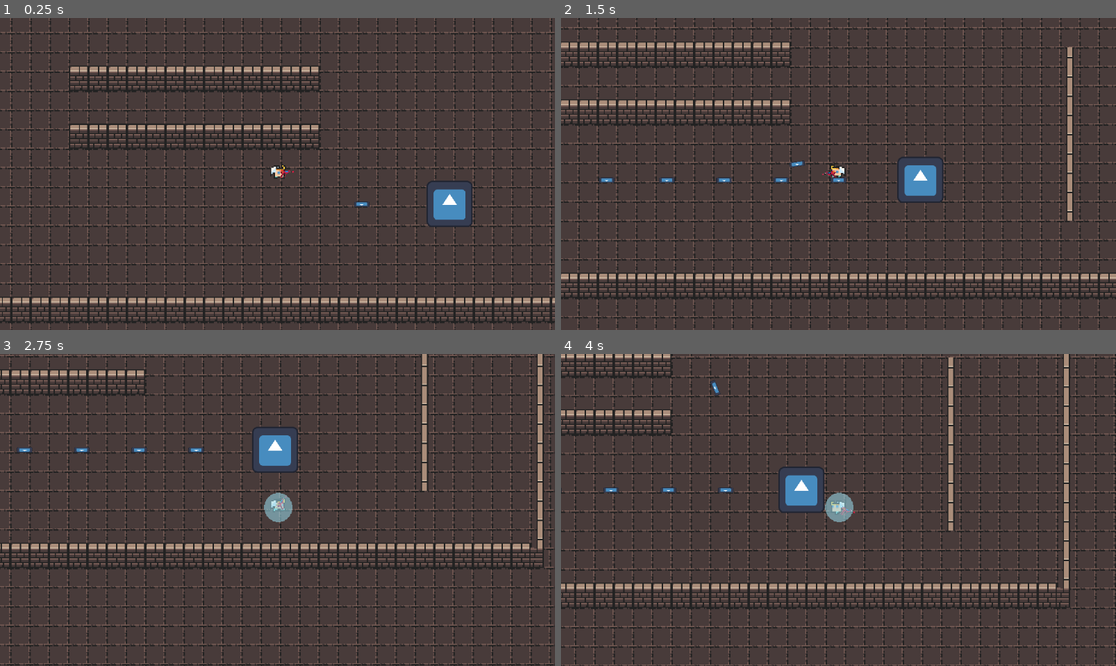
Above: before the commit, frames 1-4 (two rows, left to right).
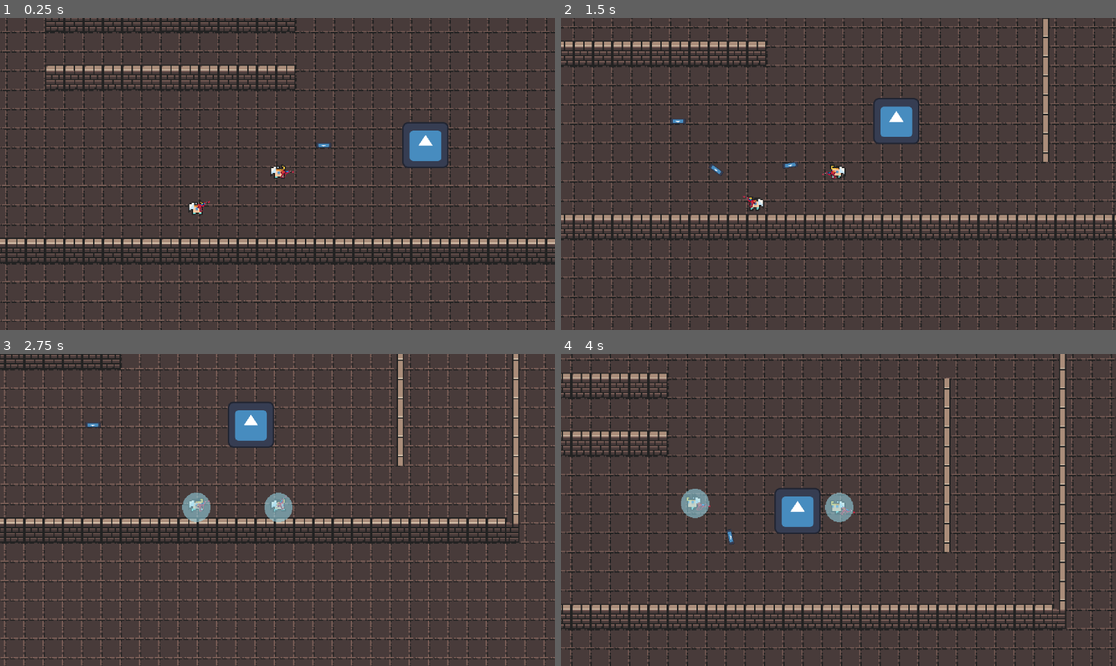
Above: after the commit, the same moments.

Repository: pabril03/ProyectoPLD
Game: Godot game, scene res://escenas/main.tscn
The game is run twice, just before and just after one commit, with the same random seed, the same clock (stepped at 60 frames per second) and the same inputs. The engine's default icon, where the game draws it, is replaced by a stand-in: a white triangle on a blue panel in a dark square.
Inputs (mouse positions are in pixels of both pictures, inside the frame that each line leads up to):
- Up to frame 1 (0.25 s): no input
- Up to frame 2 (1.5 s): move the mouse to (960, 158) at 0.52 s; hold D (right) 0.53-1.28 s; hold Space (shield) 0.53-1.28 s; move the mouse to (727, 189) at 1.27 s; hold S (down) from 1.28 s (still down); click (727, 189) at 1.35 s
- Up to frame 3 (2.75 s): move the mouse to (333, 441) at 2.02 s; release S (down) at 2.03 s; hold D (right) from 2.03 s (still down); hold Space (shield) from 2.03 s (still down)
- Up to frame 4 (4 s): move the mouse to (810, 572) at 2.77 s; release D (right) at 2.78 s; release Space (shield) at 2.78 s; hold W (up) 2.78-3.53 s; click (810, 572) at 2.85 s; move the mouse to (1005, 556) at 3.52 s; hold A (left) from 3.53 s (still down); hold Space (shield) from 3.53 s (still down)

The runs differ from the first frame. In frame 1, 35% of the frame differs, in the area x 0-100%, y 0-100%; in frame 2, 34%; in frame 3, 37%; in frame 4, 36%.

Commit message:
intento de spawn cuando el jugador muere
el spawn funciona, pero cuando el jugador muere, se spawnean muchos jugadores

Diff:
--- a/escenas/enemigo.tscn
+++ b/escenas/enemigo.tscn
@@ -20,6 +20,6 @@
 position = Vector2(-38, 0)
 
 [node name="Timer" type="Timer" parent="."]
-wait_time = 0.3
+wait_time = 0.75
 
 [connection signal="timeout" from="Timer" to="." method="_on_timer_timeout"]
--- /dev/null
+++ b/escenas/main.gd
@@ -0,0 +1,20 @@
+extends Node2D
+
+const JugadorEscena = preload("res://escenas/player.tscn")  # Ruta de la escena del jugador
+
+@onready var punto_respawn = $PuntoRespawn  # Un marcador para el punto de respawn
+var jugador: CharacterBody2D  # Referencia al jugador
+
+func _ready():
+	spawnear_jugador()
+
+# Cuando se muere el jugador spawnean muchos (Solucionar)
+func _process(delta):
+	if not is_instance_valid(jugador):
+		await get_tree().create_timer(2.0).timeout  # Espera 2 segundos antes del respawn
+		spawnear_jugador()
+
+func spawnear_jugador():
+	jugador = JugadorEscena.instantiate()
+	jugador.global_position = punto_respawn.global_position  # Ubicación de respawn
+	add_child(jugador)
--- a/escenas/main.tscn
+++ b/escenas/main.tscn
@@ -1,6 +1,7 @@
-[gd_scene load_steps=11 format=4 uid="uid://cimfsyn1lj3c7"]
+[gd_scene load_steps=12 format=4 uid="uid://cimfsyn1lj3c7"]
 
 [ext_resource type="PackedScene" uid="uid://bghg4cc4p4p7q" path="res://escenas/player.tscn" id="1_d7u15"]
+[ext_resource type="Script" uid="uid://cng754emwdrr7" path="res://escenas/main.gd" id="1_dkga6"]
 [ext_resource type="Texture2D" uid="uid://hcmgyxv0eotv" path="res://0x72_DungeonTilesetII_v1.7/atlas_floor-16x16.png" id="2_jumxm"]
 [ext_resource type="Texture2D" uid="uid://bfyw406e1n3ho" path="res://0x72_DungeonTilesetII_v1.7/atlas_walls_high-16x32.png" id="3_26pgj"]
 [ext_resource type="PackedScene" uid="uid://b4443vhnliebx" path="res://escenas/enemigo.tscn" id="4_26pgj"]
@@ -278,9 +279,10 @@
 sources/0 = SubResource("TileSetAtlasSource_26pgj")
 
 [node name="Node2D" type="Node2D"]
+script = ExtResource("1_dkga6")
 
 [node name="Player" parent="." instance=ExtResource("1_d7u15")]
-position = Vector2(252, 213)
+position = Vector2(272, 262)
 
 [node name="TileMapLayer" type="TileMapLayer" parent="."]
 z_index = -1
@@ -296,3 +298,6 @@
 
 [node name="Enemigo" parent="." instance=ExtResource("4_26pgj")]
 position = Vector2(395, 238)
+
+[node name="PuntoRespawn" type="Marker2D" parent="."]
+position = Vector2(204, 292)
--- a/escenas/player.tscn
+++ b/escenas/player.tscn
@@ -52,7 +52,7 @@
 "speed": 8.0
 }]
 
-[node name="Player" type="CharacterBody2D"]
+[node name="Player" type="CharacterBody2D" groups=["player"]]
 collision_priority = 2.0
 script = ExtResource("1_0s3u6")
 
--- a/scripts/bala.gd
+++ b/scripts/bala.gd
@@ -1,6 +1,6 @@
 extends CharacterBody2D
 
-var SPEED: float = 150.0
+var SPEED: float = 200.0
 var dano: int = 2
 var num_colisiones: int = 0
 
@@ -14,7 +14,7 @@
 
 func _ready():
 	collision_layer = 2 # Capa 2 para que no colisionen entre sí
-	collision_mask = 1 & 3 # Para que colisione con los elementos del mapa y el jugador
+	collision_mask = 1 or 3 # Para que colisione con los elementos del mapa y el jugador
 	if last_position == Vector2.ZERO:  # Si no se inicializa la bala desde fuera se utiliza la posición global.
 		last_position = global_position
 
@@ -56,6 +56,14 @@
 		body.reducirVida(dano)
 		queue_free()
 
+	if body.is_in_group("player"):
+		if body.escudo_activo:
+			pass
+		else:
+			body.reducirVida(dano)
+			queue_free()
+
+
 
 #func _physics_process(delta: float) -> void:
 #	var colision:KinematicCollision2D
--- a/scripts/player.gd
+++ b/scripts/player.gd
@@ -1,7 +1,9 @@
 extends CharacterBody2D
 
 @export var SPEED:float = 100.0
+@export var VIDA:int = 20
 var escudo_activo:bool = false
+
 
 @onready var animaciones:AnimatedSprite2D = $AnimatedSprite2D
 @onready var escudo = $Escudo
@@ -9,7 +11,7 @@
 
 
 func _ready() -> void:
-	collision_layer = 2  # Establece un valor que no se use para las balas
+	collision_layer = 3  # Establece un valor que no se use para las balas
 	collision_mask = 1   # Establece las capas con las que el jugador debe colisionar.
 
 func _physics_process(delta: float) -> void:
@@ -50,6 +52,9 @@
 	else:
 		desactivar_escudo()
 
+	if VIDA <= 0:
+		queue_free()
+
 
 func activar_escudo():
 	escudo_activo = true
@@ -62,3 +67,8 @@
 	escudo.visible = false
 	escudo_sprite.visible = false
 	escudo.monitoring = false
+
+
+func reducirVida(dano: int):
+	VIDA -= dano
+	print(VIDA)
Not shown, added: escenas/main.gd.uid
